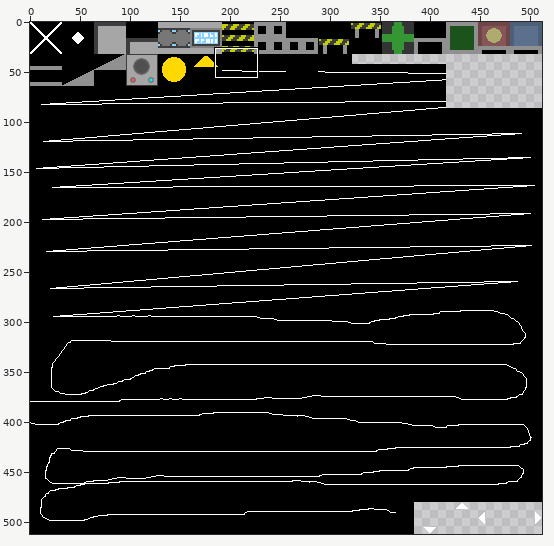
Sprite sheet -- res/editor_atlas.png. Above, an overview of the earlier version with the close-up marked.
Close-up. Before:
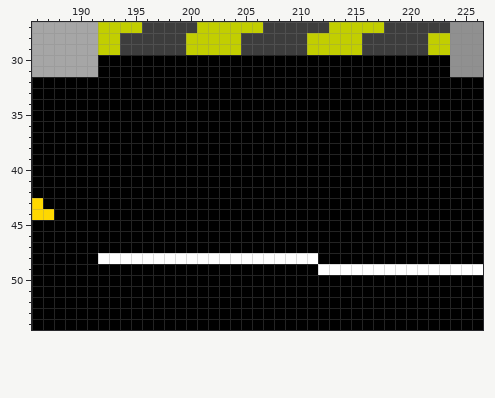
The file is 512x512 pixels. Colours within 5 levels of each other are drawn and written as one. Shown: x 186..226, y 27..54.
Once edited:
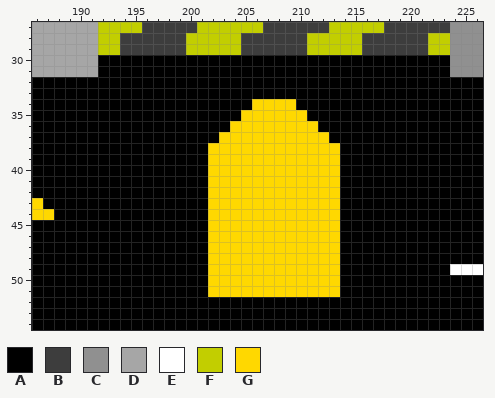
Palette (. is transparent): A #000000  B #3d3d3d  C #909090  D #a6a6a6  E #ffffff  F #c2ce00  G #ffd800
Diff:
y 34: x 206..209 AAAA -> GGGG
y 35: x 205..210 AAAAAA -> GGGGGG
y 36: x 204..211 AAAAAAAA -> GGGGGGGG
y 37: x 203..212 AAAAAAAAAA -> GGGGGGGGGG
y 38..47: x 202..213 AAAAAAAAAAAA -> GGGGGGGGGGGG
y 48: x 192..213 EEEEEEEEEEEEEEEEEEEEAA -> AAAAAAAAAAGGGGGGGGGGGG
y 49: x 202..223 AAAAAAAAAAEEEEEEEEEEEE -> GGGGGGGGGGGGAAAAAAAAAA
y 50..51: x 202..213 AAAAAAAAAAAA -> GGGGGGGGGGGG
Where, in picture pixels (left, top, right, bottom), the same in both close-ups:
changed: (98, 99, 450, 297)
